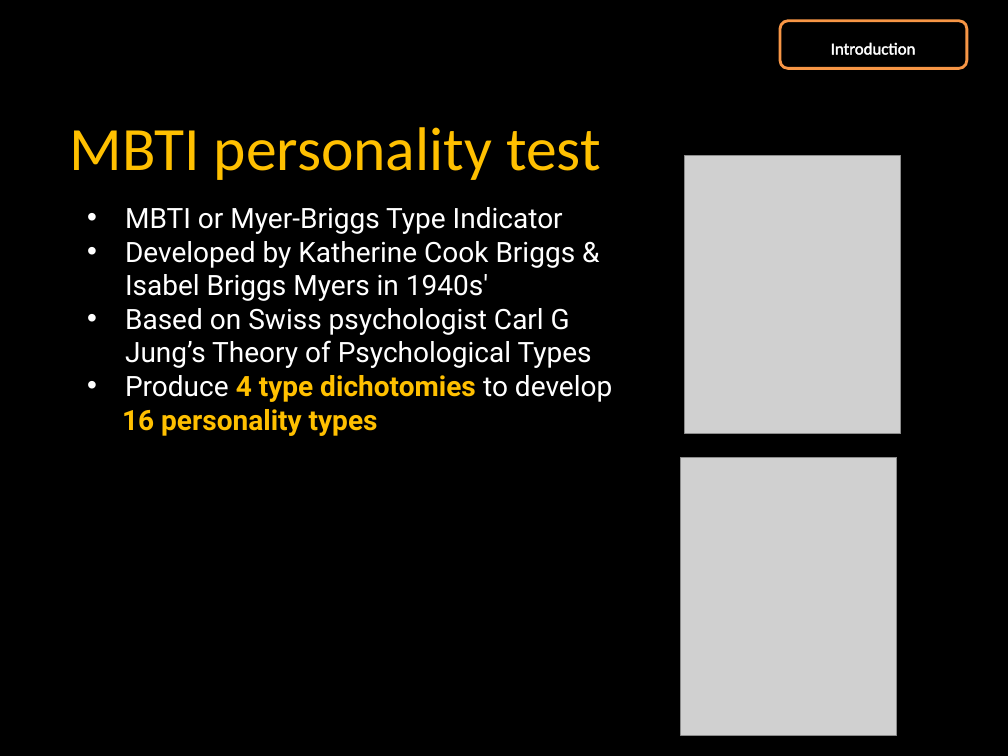
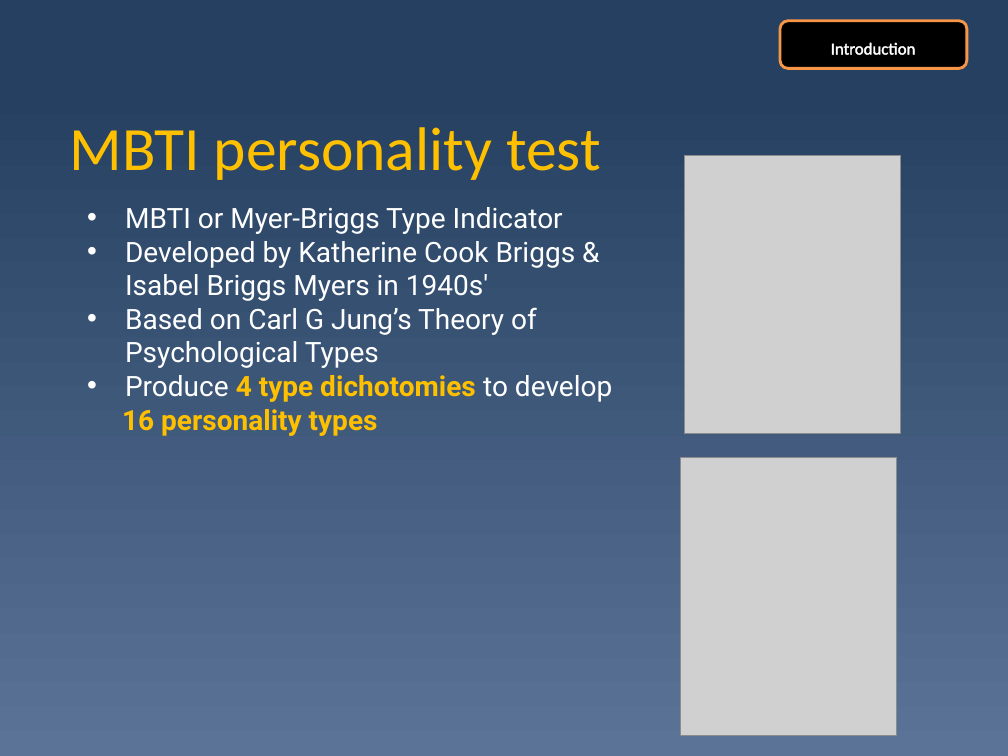
Before and after one commit to WeeYL/capstone, a slide deck: slide 5 of Personality analysis.pptx. Drawn at 1008x756 pixels with LibreOffice and Linux fonts; fonts in the diff are those of the drawing; grey boxes stand for pictures. Boxes give left, top, right and bottom in pixels: in the first picture for what was removed or moved away, otherwise in the second. Text is boxed around its words. In the diff, an @@ line names an element or a change of style, - is before the commit and + after.

```diff
--- a/Personality analysis.pptx
+++ b/Personality analysis.pptx
@@ background #000000 to gradient #254061 to #5B7397 @@
@@ text at <box>125,307,537,368</box>: text changed @@
-• Based on Swiss psychologist Carl G Jung’s Theory of Psychological Types
+• Based on Carl G Jung’s Theory of Psychological Types
```
Also in this commit, not shown: 29 other slides changed, 2 slides added, 2 slides removed, 2 other files.
